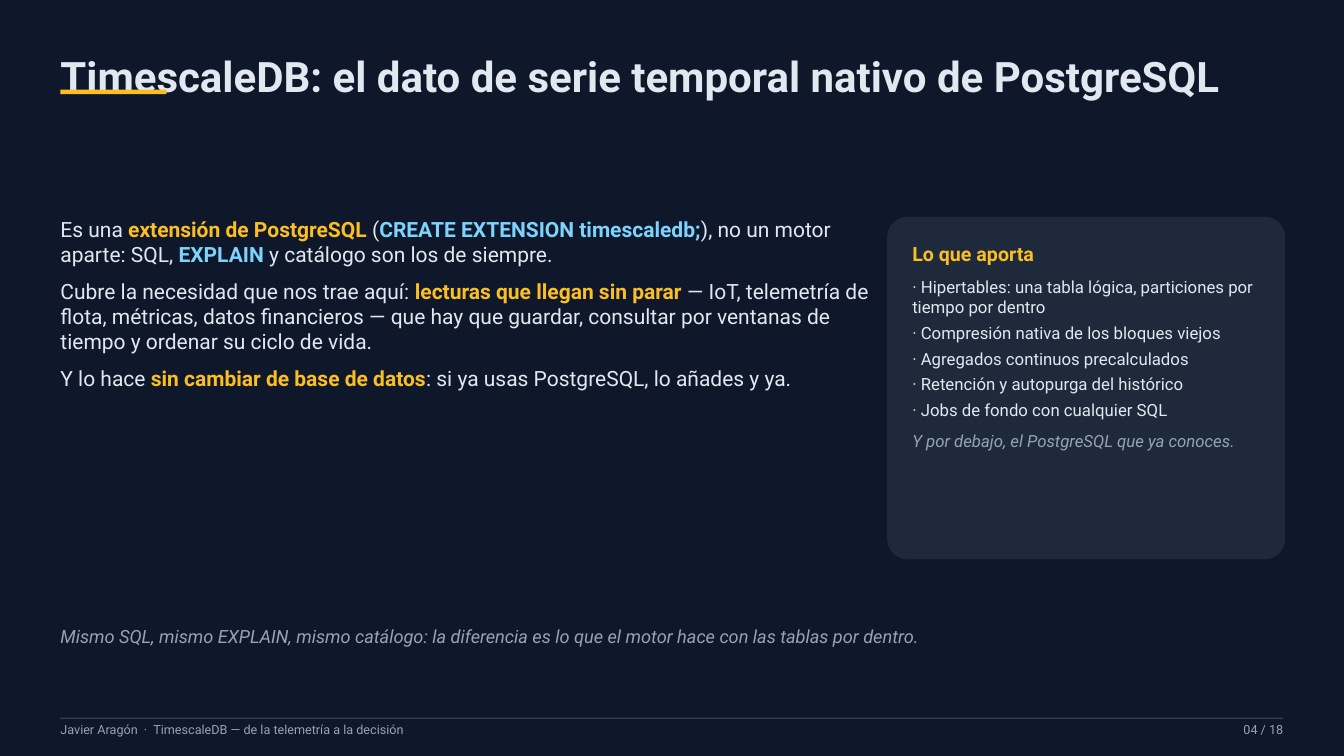
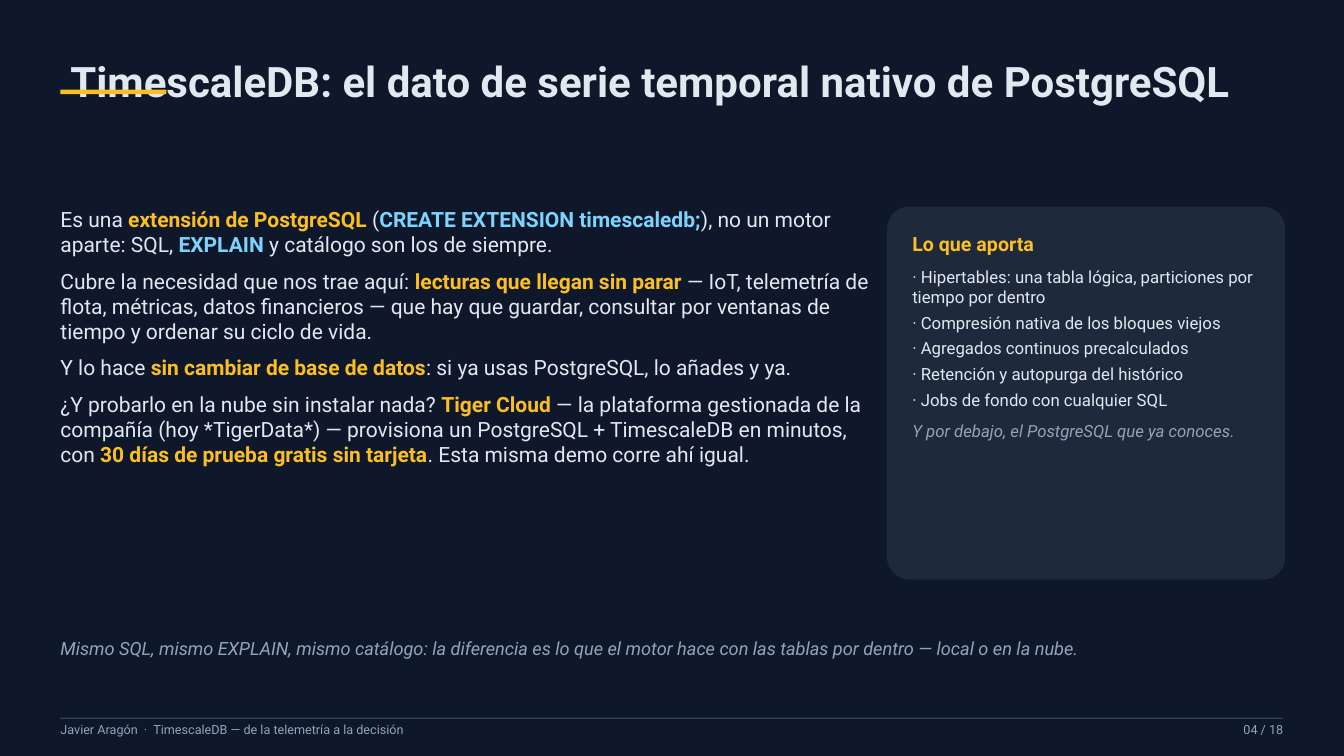
Before and after one commit to xavipuerto/autometrics-demo, a slide deck: slide 4 of presentacion/TimescaleDB-PPT-Javier.pptx. Drawn at 1344x756 pixels with LibreOffice and Linux fonts; fonts in the diff are those of the drawing. Boxes give left, top, right and bottom in pixels: in the first picture for what was removed or moved away, otherwise in the second. Text is boxed around its words. In the diff, an @@ line names an element or a change of style, - is before the commit and + after.

Commit message:
slide 04: mencionar Tiger Cloud (prueba gratis 30 dias); titulos de slides por script de git

```diff
--- a/presentacion/TimescaleDB-PPT-Javier.pptx
+++ b/presentacion/TimescaleDB-PPT-Javier.pptx
@@ text "TimescaleDB: el dato de serie ...": place and size @@
-text "TimescaleDB: el dato de serie ..." at <box>60,60,1219,101</box>
+text "TimescaleDB: el dato de serie ..." at <box>70,65,1229,106</box>
@@ text "Es una extensión de PostgreSQL ...": place and size @@
-text "Es una extensión de PostgreSQL ..." at <box>60,220,868,391</box>
+text "Es una extensión de PostgreSQL ..." at <box>60,210,868,467</box>
@@ rounded rectangle: place and size @@
-rounded rectangle at <box>887,217,1286,560</box>
+rounded rectangle at <box>887,207,1286,580</box>
@@ text "Lo que aporta": place and size @@
-text "Lo que aporta" at <box>912,247,1253,451</box>
+text "Lo que aporta" at <box>912,237,1253,441</box>
@@ text at <box>60,359,792,380</box>: more space between paragraphs @@
@@ text at <box>60,396,862,467</box>: paragraph added @@
+¿Y probarlo en la nube sin instalar nada? Tiger Cloud — la plataforma gestionada de la compañía (hoy *TigerData*) — provisiona un PostgreSQL + TimescaleDB en minutos, con 30 días de prueba gratis sin tarjeta. Esta misma demo corre ahí igual.
@@ text at <box>60,641,1078,659</box>: text changed @@
-Mismo SQL, mismo EXPLAIN, mismo catálogo: la diferencia es lo que el motor hace con las tablas por dentro.
+Mismo SQL, mismo EXPLAIN, mismo catálogo: la diferencia es lo que el motor hace con las tablas por dentro — local o en la nube.
```
Also in this commit, not shown: 15 other slides changed, 1 other file.
